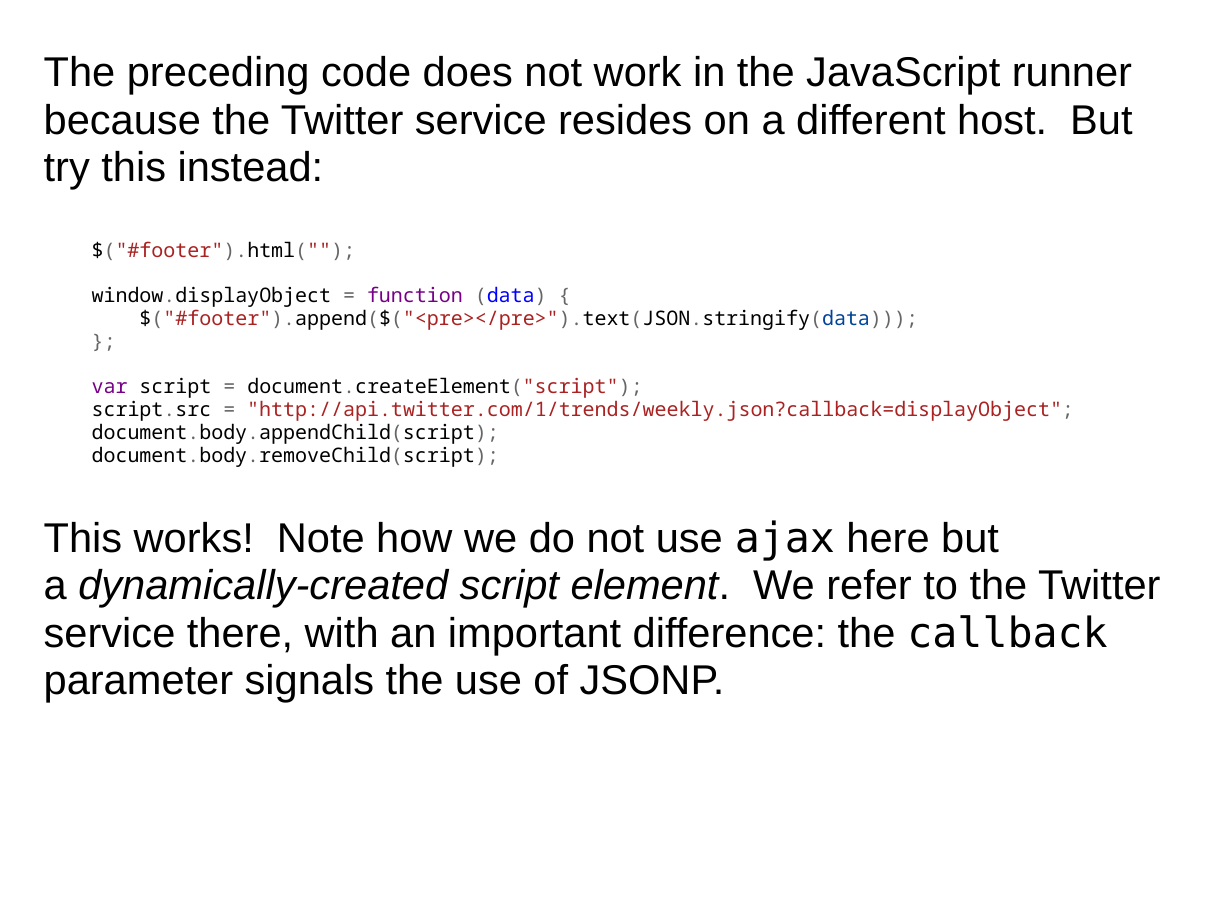
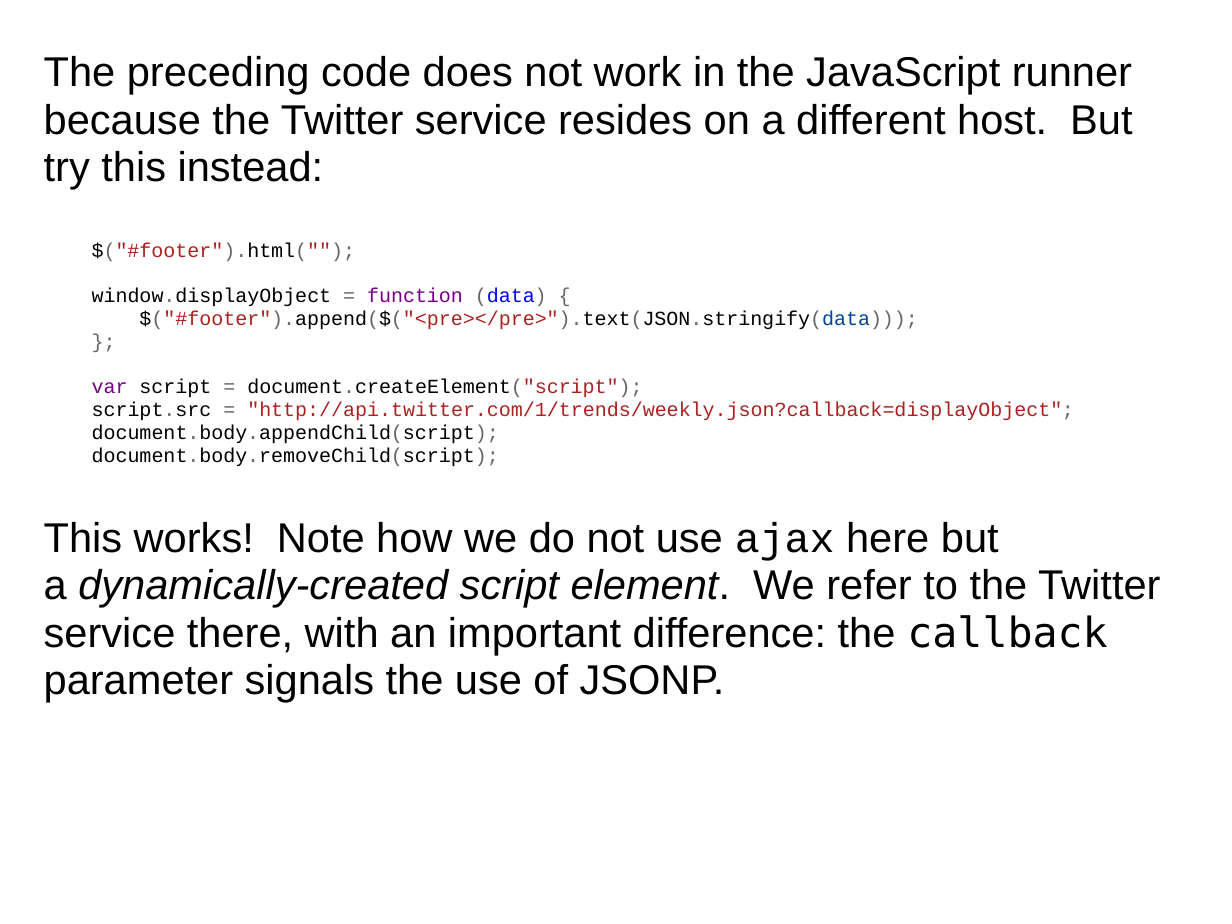
Before and after one commit to dondi/javascript-book, a slide deck: slide 64 of presentations/Chapter_8_Presentation.ppt. Drawn at 1232x924 pixels with LibreOffice and Linux fonts; fonts in the diff are those of the drawing; background and template pictures are left out. Boxes give left, top, right and bottom in pixels: in the first picture for what was removed or moved away, otherwise in the second. Text is boxed around its words. In the diff, an @@ line names an element or a change of style, - is before the commit and + after.

```diff
--- a/presentations/Chapter_8_Presentation.ppt
+++ b/presentations/Chapter_8_Presentation.ppt
@@ text at bbox=[44, 242, 1160, 702]: font Noto Sans Mono to Courier New in "$("#footer").html(""); window.displayObject = function (data ..."; font DejaVu Sans Mono to Courier New in "ajax" @@
```
Also in this commit, not shown: 19 other slides changed.
